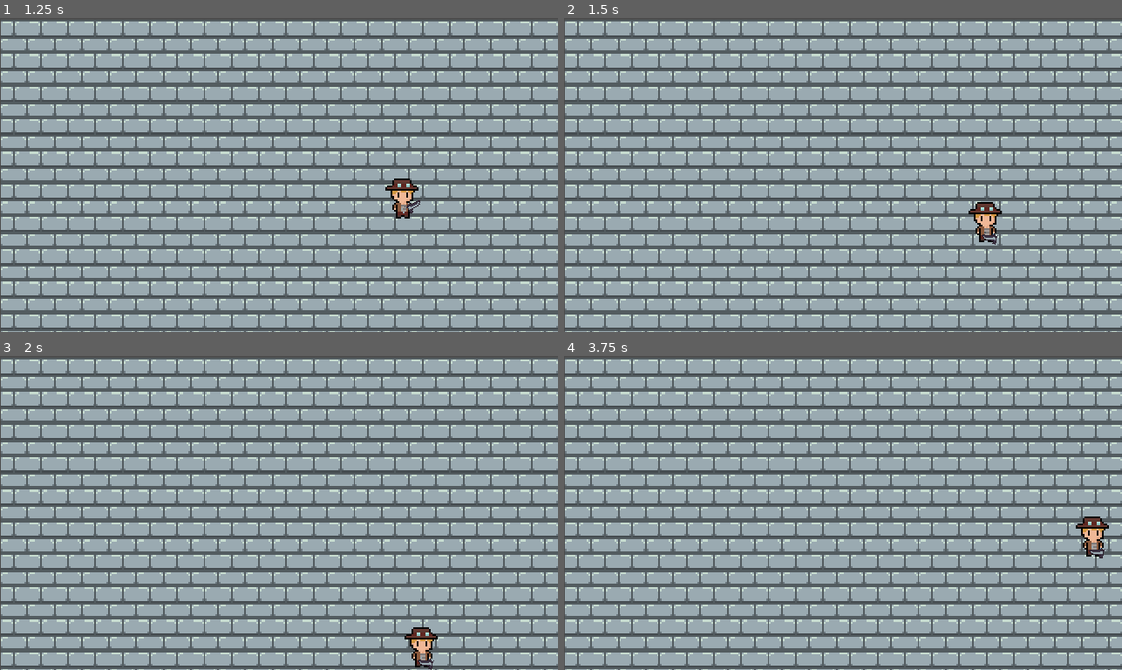
Above: before the commit, frames 1-4 (two rows, left to right).
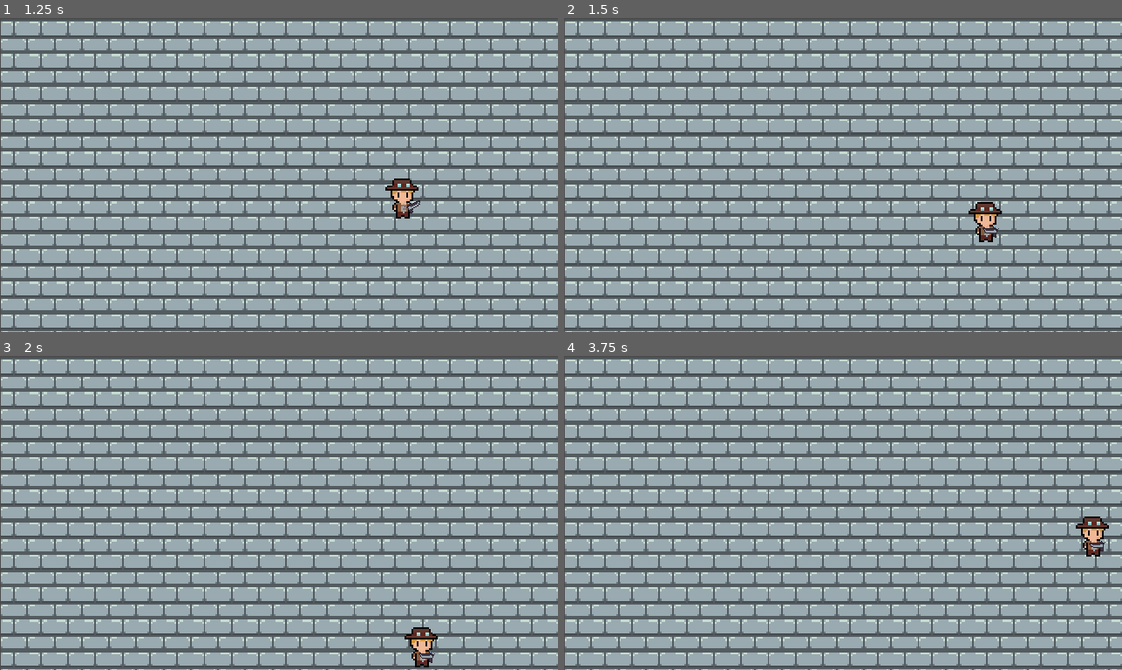
Above: after the commit, the same moments.

Repository: WAIWAI-PARTY/Life-after-people
Game: Godot game, scene res://World.tscn
Two runs of this game, one before a commit and one after it. Both use one fixed random seed, a clock stepped at 60 frames per second and the inputs below.
Inputs (mouse positions are in pixels of both pictures, inside the frame that each line leads up to):
- Up to frame 1 (1.25 s): tap Enter at 0.5 s; move the mouse to (401, 159) at 0.52 s; hold D (ui_right) from 0.53 s (still down)
- Up to frame 2 (1.5 s): move the mouse to (731, 190) at 1.27 s; release D (ui_right) at 1.28 s; hold S (ui_down) from 1.28 s (still down)
- Up to frame 3 (2 s): keep holding S (ui_down)
- Up to frame 4 (3.75 s): move the mouse to (898, 443) at 2.02 s; release S (ui_down) at 2.03 s; hold D (ui_right) 2.03-2.78 s; move the mouse to (815, 575) at 2.77 s; hold W (ui_up) 2.78-3.53 s; move the mouse to (1010, 560) at 3.52 s; hold A (ui_left) from 3.53 s (still down)

Frame 1 is identical in both runs. In frame 2, less than 0.1% of the frame differs, in the area x 74-78%, y 66-73%; in frame 3, less than 0.1%; in frame 4, less than 0.1%, in the area x 94-98%, y 58-65%.

Commit message:
gun fix so ez

Diff:
--- a/Weapons/Gun.gd
+++ b/Weapons/Gun.gd
@@ -7,9 +7,4 @@
 
 		# keep rotation_degrees between 0 and 360
 		rotation_degrees = fposmod(rotation_degrees, 360.0)
-
-		if rotation_degrees > 90 && rotation_degrees < 270:
-			$GunSprite.flip_v = true
-
-		else:
-			$GunSprite.flip_v = false
+		$GunSprite.flip_v = rotation_degrees > 90 && rotation_degrees < 270
--- a/Weapons/Gun.tscn
+++ b/Weapons/Gun.tscn
@@ -7,9 +7,6 @@
 script = ExtResource( 1 )
 
 [node name="GunSprite" type="Sprite" parent="."]
-position = Vector2( -2, -5 )
 scale = Vector2( 0.5, 0.5 )
 texture = ExtResource( 2 )
-centered = false
-region_enabled = true
-region_rect = Rect2( 32, 12, 19, 12 )
+offset = Vector2( 12, 0 )
Binary file changed: imports/guns.png
